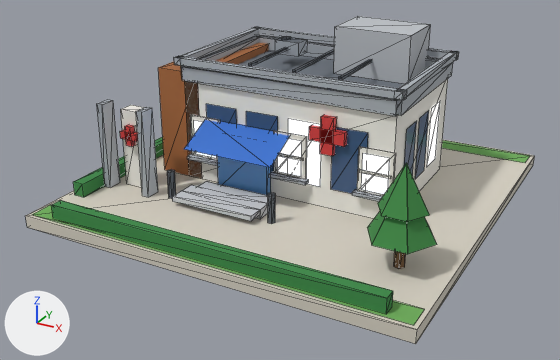
What one commit did to the glTF model public/models/26.glb.
Camera for both pictures: a 50 mm camera at (0.828, -1.623, 0.836) aimed at (-0.02, -0.081, 0.065). The axes (+X, +Y, +Z) are drawn at lower left. The lights are the same throughout. The older version comes first. Mesh edges are drawn as thin lines. Vertices at exactly the same position are counted once.

Objects in the first picture: 'b26'.
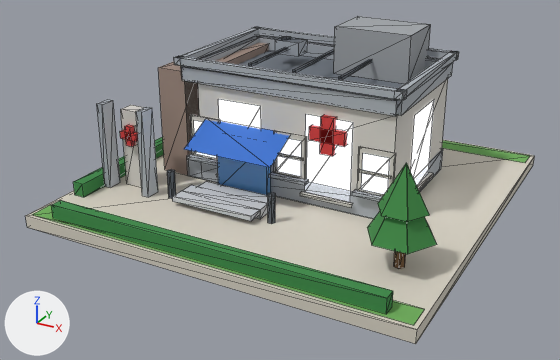
Where the change shows, as pixel boxes [x1, y1, x2, y2] in the pictures (560 x 360 px):
'b26', surface changed, reshaped
    both: [26, 16, 534, 344]
part 1 of me_b26, added
    after: [187, 149, 443, 219]
part 2 of me_b26, rebuilt
    before: [206, 104, 237, 125]
    after: [219, 99, 261, 129]
part 3 of me_b26, rebuilt (29% wider, 29% taller)
    before: [331, 127, 368, 194]
    after: [305, 114, 353, 201]
part 4 of me_b26, rebuilt
    before: [415, 111, 429, 179]
    after: [411, 100, 434, 185]
part 5 of me_b26, deleted
    before: [246, 101, 440, 187]
part 6 of me_b26, added
    after: [216, 173, 433, 208]

Edits to the bpy script that builds the scene:
```text
Change mat_wall_white:
    where n2 = _N.new('ShaderNodeMix'); n2.name = 'Mix'
    n2.inputs[7].default_value: (0.896, 0.88, 0.823, 1.0) -> (0.68, 0.658, 0.617, 1.0)  # 'B', white #f3f1ea -> 'B', light grey #d7d4ce
Change mat_wall_wood:
    where n2 = _N.new('ShaderNodeMix'); n2.name = 'Mix'
    n2.inputs[7].default_value: (0.392, 0.138, 0.0423, 1.0) -> (0.342, 0.25, 0.209, 1.0)  # 'B', brown #a8683a -> 'B', brown #9e897e
Change mat_wall_grey:
    where n2 = _N.new('ShaderNodeMix'); n2.name = 'Mix'
    n2.inputs[7].default_value: (0.521, 0.546, 0.578, 1.0) -> (0.361, 0.381, 0.402, 1.0)  # 'B', light grey #bfc3c8 -> 'B', grey #a2a6aa
Change mat_white:
    where n2 = _N.new('ShaderNodeMix'); n2.name = 'Mix'
    n2.inputs[7].default_value: (0.88, 0.855, 0.791, 1.0) -> (0.617, 0.597, 0.552, 1.0)  # 'B', white #f1eee6 -> 'B', light grey #cecbc4
Add mat_glow_window_res:
    mat_glow_window_res = bpy.data.materials.new('glow_window_res')
    # nodes: BsdfPrincipled, Mix, OutputMaterial, VertexColor
    # colours: blue #3d5a82, mixed with the vertex colours
Change me_b26:
    used by ob_b26; location = (0.0, 0.0, 0.0)
    remove me_b26.from_pydata(...)  # 527 vertices, 594 faces; spans x -0.48..0.48, y -0.48..0.48, z 0.0..0.41
    add me_b26.from_pydata(...)  # 539 vertices, 612 faces; spans x -0.48..0.48, y -0.48..0.48, z 0.0..0.41
    me_b26 part 1: the loose piece of 8 vertices spanning x -0.28..0.28, y -0.1..0.26, z 0.03..0.29 is copied, and the copy is scaled about its middle by (1.01, 1.02, 0.22), then moved by (0.0, 0.0, -0.101), in mat_slab; it spans x -0.283..0.283, y -0.103..0.263, z 0.03..0.087
    me_b26 part 2: the loose piece of 4 vertices spanning x -0.216..-0.129, y -0.103, z 0.082..0.238 is rebuilt with 4 vertices and now spans x -0.179..-0.06, y -0.103, z 0.059..0.256, in mat_glow_window_res
    me_b26 part 3: the loose piece of 4 vertices spanning x 0.129..0.216, y -0.103, z 0.082..0.238 is rebuilt with 4 vertices and now spans x 0.06..0.179, y -0.103, z 0.059..0.256, in mat_glow_window_res
    me_b26 part 4: the loose piece of 4 vertices spanning x 0.283, y 0.047..0.113, z 0.082..0.238 is rebuilt with 4 vertices and now spans x 0.283, y 0.01..0.149, z 0.059..0.256, in mat_glow_window_res
    me_b26 part 5: 8 loose pieces with 32 vertices, spanning x -0.283..0.283, y -0.103..0.263, z 0.082..0.238, are deleted
    me_b26 part 6
    18 vertices are added at x -0.294..0.294, y -0.113..0.273, z 0.051..0.059
    12 new vertices lie (0.136, 0.0, 0.0) away from vertices in x -0.188..0.052, y -0.113..0.273, z 0.051..0.059
    6 new vertices lie (0.0, 0.156, 0.0) away from vertices in x -0.294..0.294, y 0.002, z 0.051..0.059
    24 new faces join them, mat_white
    other edits to the shape of me_b26 do not show in these pictures
    remove me_b26.materials.append(mat_glass_dark)
    add me_b26.materials.append(mat_glow_window_res)
```
